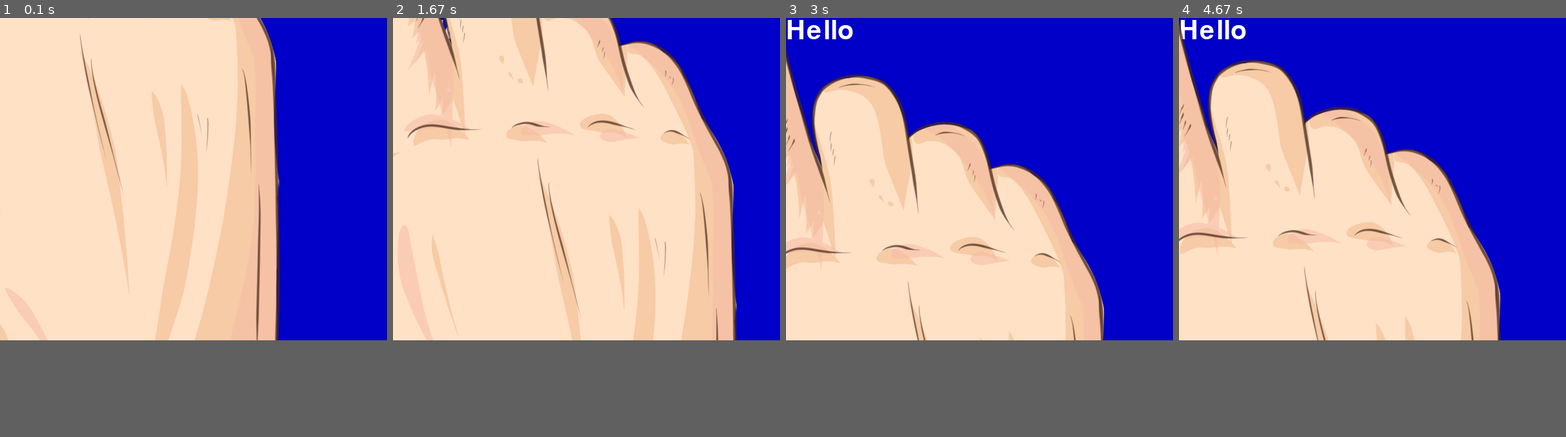
Above: before the commit, frames 1-4 (left to right).
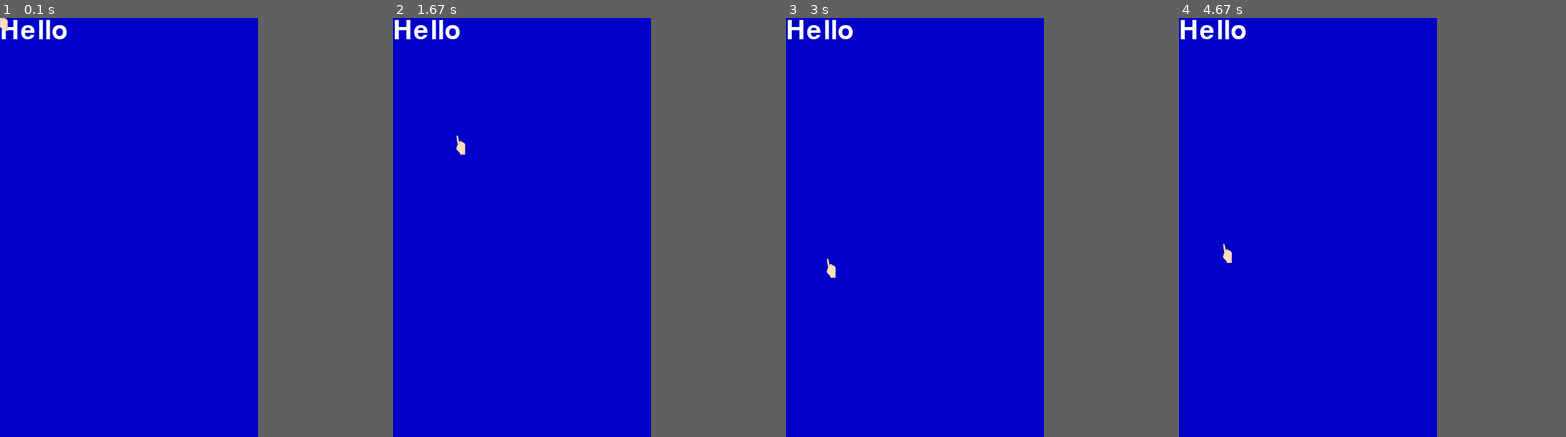
Above: after the commit, the same moments.

Repository: Gomader/pygame-planegame
Game: pygame game, started from main.py
The game is run twice, just before and just after one commit, with the same random seed, the same clock (stepped at 60 frames per second) and the same inputs.
Inputs (mouse positions are in pixels of both pictures, inside the frame that each line leads up to):
- Up to frame 1 (0.1 s): no input
- Up to frame 2 (1.67 s): click (520, 227) at 0.38 s; click (547, 319) at 0.72 s; click (617, 374) at 1.05 s; click (462, 143) at 1.38 s
- Up to frame 3 (3 s): click (913, 277) at 1.72 s; click (878, 139) at 2.05 s; click (1002, 336) at 2.38 s; click (832, 269) at 2.72 s
- Up to frame 4 (4.67 s): click (1233, 147) at 3.05 s; click (1248, 302) at 3.38 s; click (1399, 323) at 3.72 s; click (1229, 382) at 4.05 s; click (1225, 252) at 4.38 s
In our replay, the window is 600x500 before the commit and 400x650 after it. These sizes can differ from the game's own. Grey fills any space a smaller window leaves; there, only what the larger window draws over its background counts as a difference.

The runs differ from the first frame. In frame 1, 55% of the frame differs, in the area x 0-73%, y 0-77%; in frame 2, 63%, in the area x 0-89%, y 0-77%; in frame 3, 39%; in frame 4, 43%.

Commit message:
functions separate

Diff:
--- a/main.py
+++ b/main.py
@@ -1,25 +1,13 @@
-import pygame,sys
+import pygame,sys,mouse,screen
 from pygame.locals import *
 
-white = 255,255,255
-blue = 0,0,200
-mouse_image_filename = "images/mouse.png"
-pygame.init()
-screen = pygame.display.set_mode((600,500))
-myfont = pygame.font.Font(None,60)
-textImage = myfont.render("Hello",True,white)
-pygame.display.set_caption("Amazing Airport")
-mouse_cursor = pygame.image.load(mouse_image_filename)
 while True:
     for event in pygame.event.get():
         if event.type in (QUIT,KEYDOWN):
             sys.exit()
-    screen.fill(blue)
-    screen.blit(textImage,(0,0))
-    x, y = pygame.mouse.get_pos()
 
-    x -= mouse_cursor.get_width() / 2
-    y -= mouse_cursor.get_height() / 2
-    screen.blit(mouse_cursor, (x, y))
+    screen.set_screen()
+
+    mouse.intmouse(screen.screen)
 
     pygame.display.update()
--- /dev/null
+++ b/mouse.py
@@ -0,0 +1,11 @@
+import pygame
+
+mouse_image_filename = "images/mouse.png"
+mouse_cursor = pygame.image.load(mouse_image_filename)
+
+def intmouse(screen):
+    x, y = pygame.mouse.get_pos()
+    x -= mouse_cursor.get_width() / 2
+    y -= mouse_cursor.get_height() / 2
+    pygame.mouse.set_visible(False)
+    screen.blit(mouse_cursor, (x, y))
--- /dev/null
+++ b/rgbcolorlist.py
@@ -0,0 +1,2 @@
+white = 255,255,255
+blue = 0,0,200
--- /dev/null
+++ b/screen.py
@@ -0,0 +1,15 @@
+import pygame,sys
+from pygame.locals import *
+import rgbcolorlist as color
+
+pygame.init()
+
+pygame.display.set_caption("Amazing Airport")
+
+screen = pygame.display.set_mode((400,650),0,32)
+myfont = pygame.font.Font(None,60)
+textImage = myfont.render("Hello",True,color.white)
+
+def set_screen():
+    screen.fill(color.blue)
+    screen.blit(textImage,(0,0))
Binary file changed: images/mouse.png
